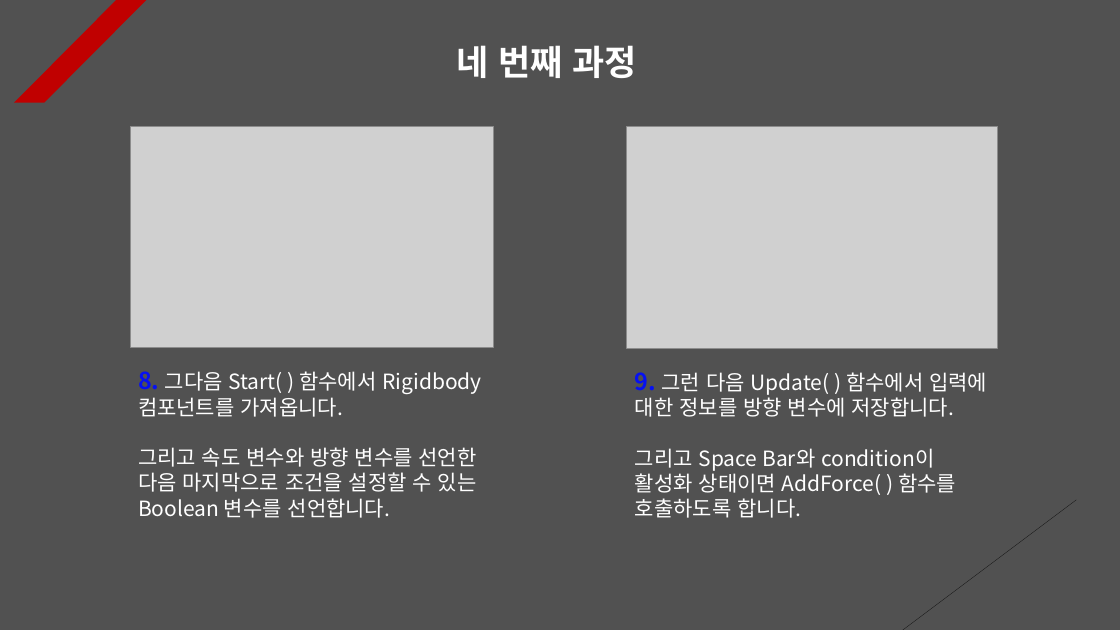
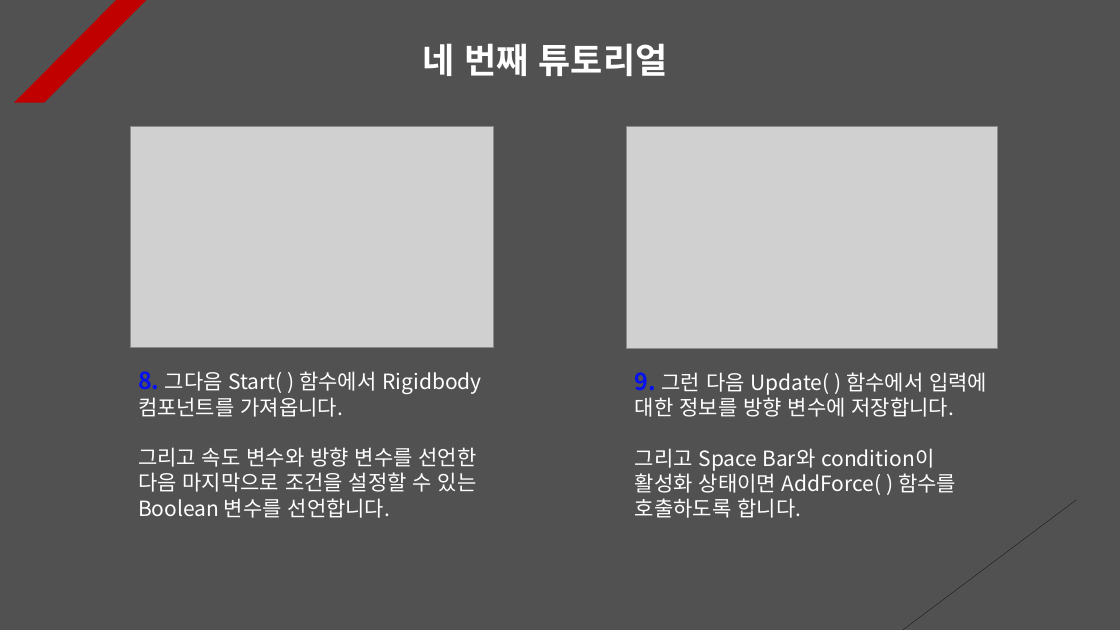
Before and after one commit to Unity2033/3D-UnityEngine, a slide deck: slide 4 of Assets/Class/Collision/PPT Data/Collision Example.pptx. Drawn at 1120x630 pixels with LibreOffice and Linux fonts; fonts in the diff are those of the drawing; grey boxes stand for pictures. Boxes give left, top, right and bottom in pixels: in the first picture for what was removed or moved away, otherwise in the second. Text is boxed around its words. In the diff, an @@ line names an element or a change of style, - is before the commit and + after.

```diff
--- a/Assets/Class/Collision/PPT Data/Collision Example.pptx
+++ b/Assets/Class/Collision/PPT Data/Collision Example.pptx
@@ text at bbox=[423, 43, 668, 76]: text changed @@
-네 번째 과정
+네 번째 튜토리얼
```
Also in this commit, not shown: 4 other slides changed, 1 slide added, 5 other files.
